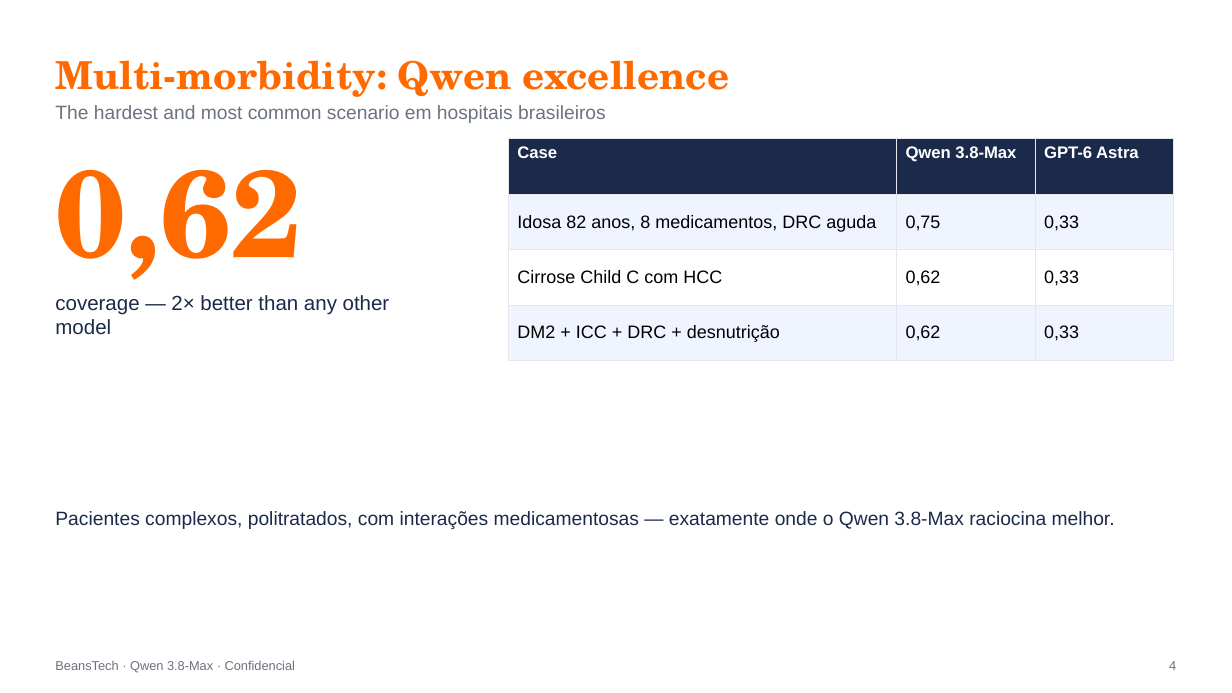
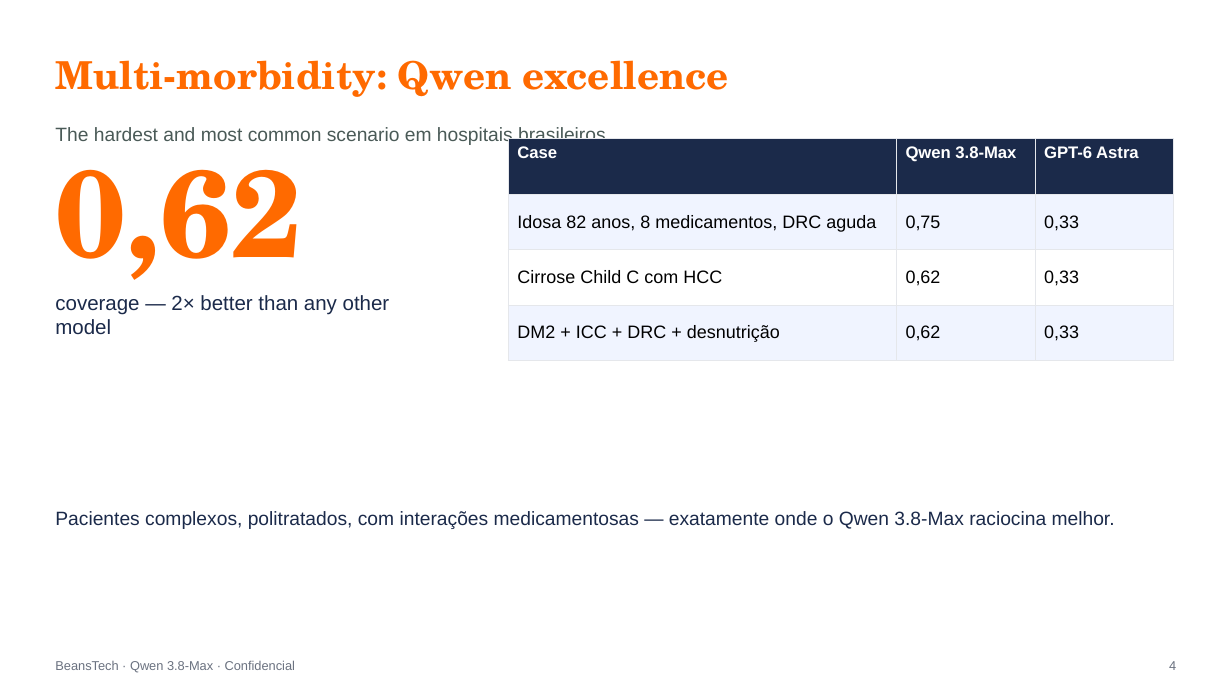
Before and after one commit to beanstechhub/healthtech-infra, a slide deck: slide 4 of apresentacoes/Qwen_Medicina_Eric_EN.pptx. Drawn at 1232x693 pixels with LibreOffice and Linux fonts; fonts in the diff are those of the drawing. Boxes give left, top, right and bottom in pixels: in the first picture for what was removed or moved away, otherwise in the second. Text is boxed around its words. In the diff, an @@ line names an element or a change of style, - is before the commit and + after.

```diff
--- a/apresentacoes/Qwen_Medicina_Eric_EN.pptx
+++ b/apresentacoes/Qwen_Medicina_Eric_EN.pptx
@@ text "The hardest and most common ...": place and size @@
-text "The hardest and most common ..." at box(55, 105, 606, 123)
+text "The hardest and most common ..." at box(55, 126, 606, 145)
@@ text "The hardest and most common ..." at box(55, 126, 606, 145): text colour #6B7280 to #4A5A57 @@
@@ text "0,62" rewrapped from box(55, 169, 301, 297) to box(55, 132, 301, 297) @@
@@ table at box(508, 139, 1174, 346) @@
@@ borders changed @@
```
Also in this commit, not shown: 6 other slides changed, 10 other files.
